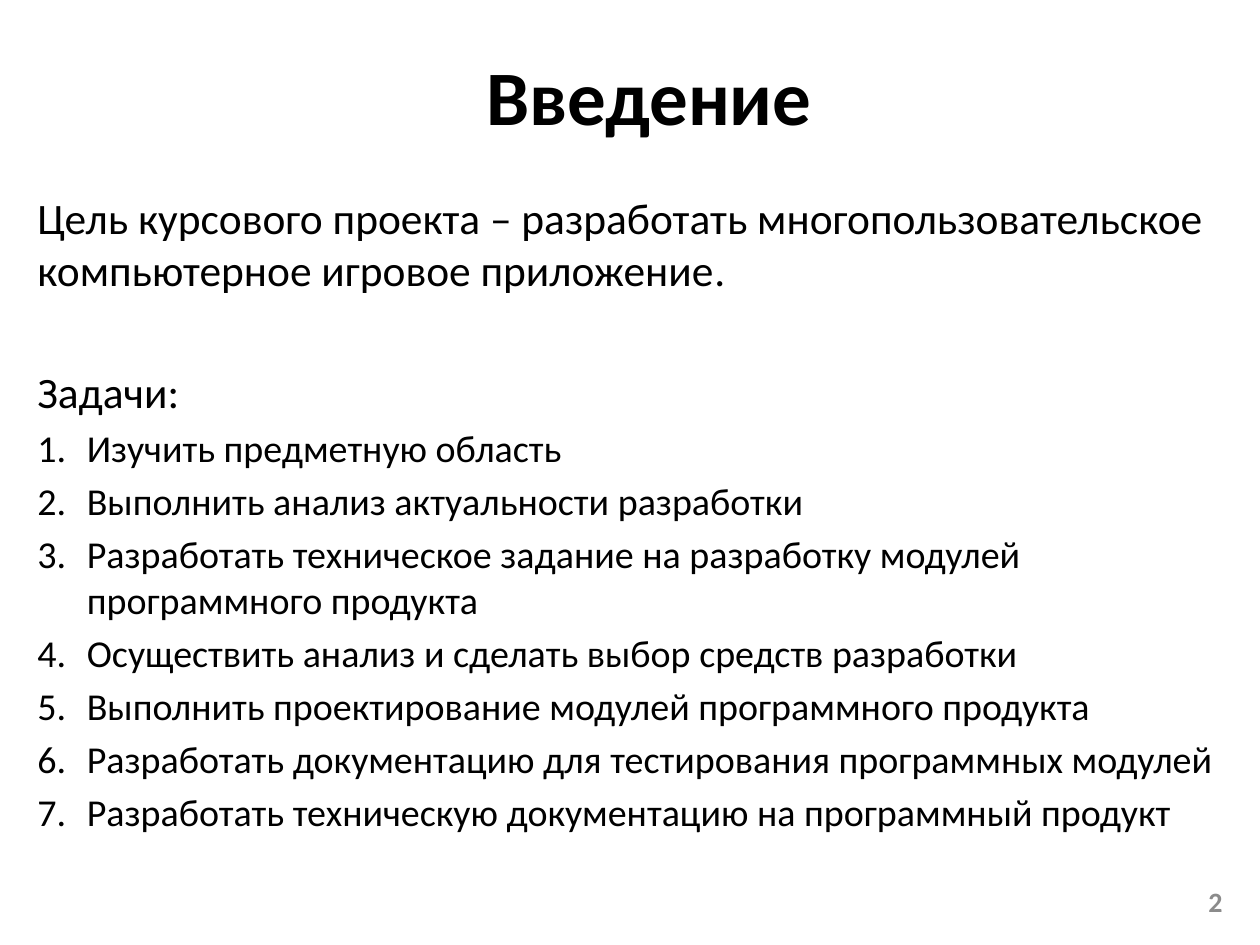
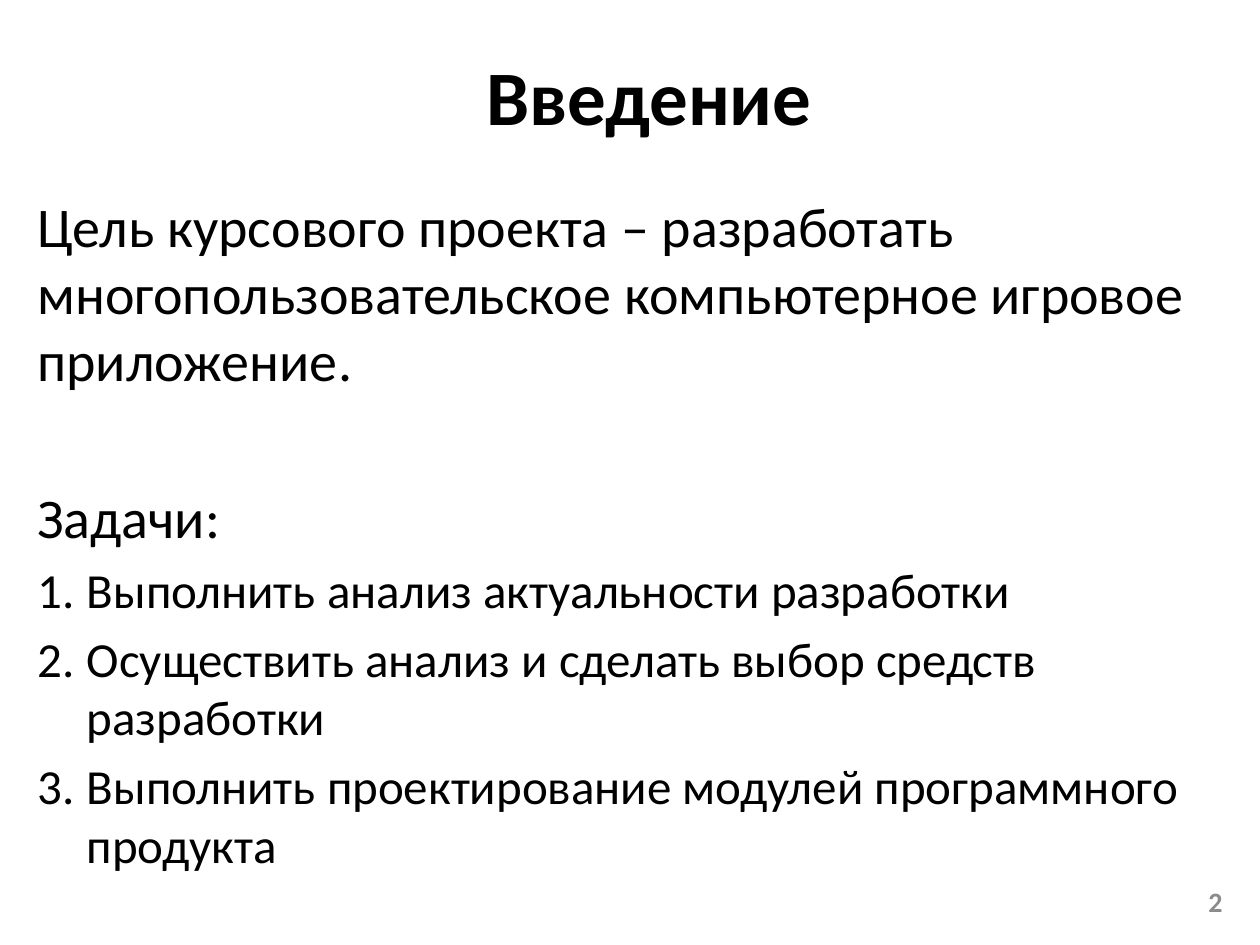
Before and after one commit to bananchill/Game-1, a slide deck: slide 2 of Презентация_КП_3703.pptx. Drawn at 1260x945 pixels with LibreOffice and Linux fonts; fonts in the diff are those of the drawing; background and template pictures are left out. Boxes give left, top, right and bottom in pixels: in the first picture for what was removed or moved away, otherwise in the second. Text is boxed around its words. In the diff, an @@ line names an element or a change of style, - is before the commit and + after.

```diff
--- a/Презентация_КП_3703.pptx
+++ b/Презентация_КП_3703.pptx
@@ text "Цель курсового проекта – разработать ..." at [37, 209, 1184, 871]: size 24.8 to 32 pt in "Цель курсового проекта – разработать многопользовательское к ...", "Задачи:"; size 21.7 to 28 pt in "Выполнить анализ актуальности разработки", "Осуществить анализ и сделать выбор средств разработки", "Выполнить проектирование модулей программного продукта"; more space between paragraphs @@
@@ text at [87, 436, 562, 469]: paragraph removed @@
-    1. Изучить предметную область
@@ text at [87, 542, 1020, 621]: paragraph removed @@
-    3. Разработать техническое задание на разработку модулей программного продукта
@@ text at [87, 747, 1212, 833]: paragraphs removed @@
-    6. Разработать документацию для тестирования программных модулей
-    7. Разработать техническую документацию на программный продукт
```
Also in this commit, not shown: 2 other slides changed, 2 slides added, 3 slides removed.
